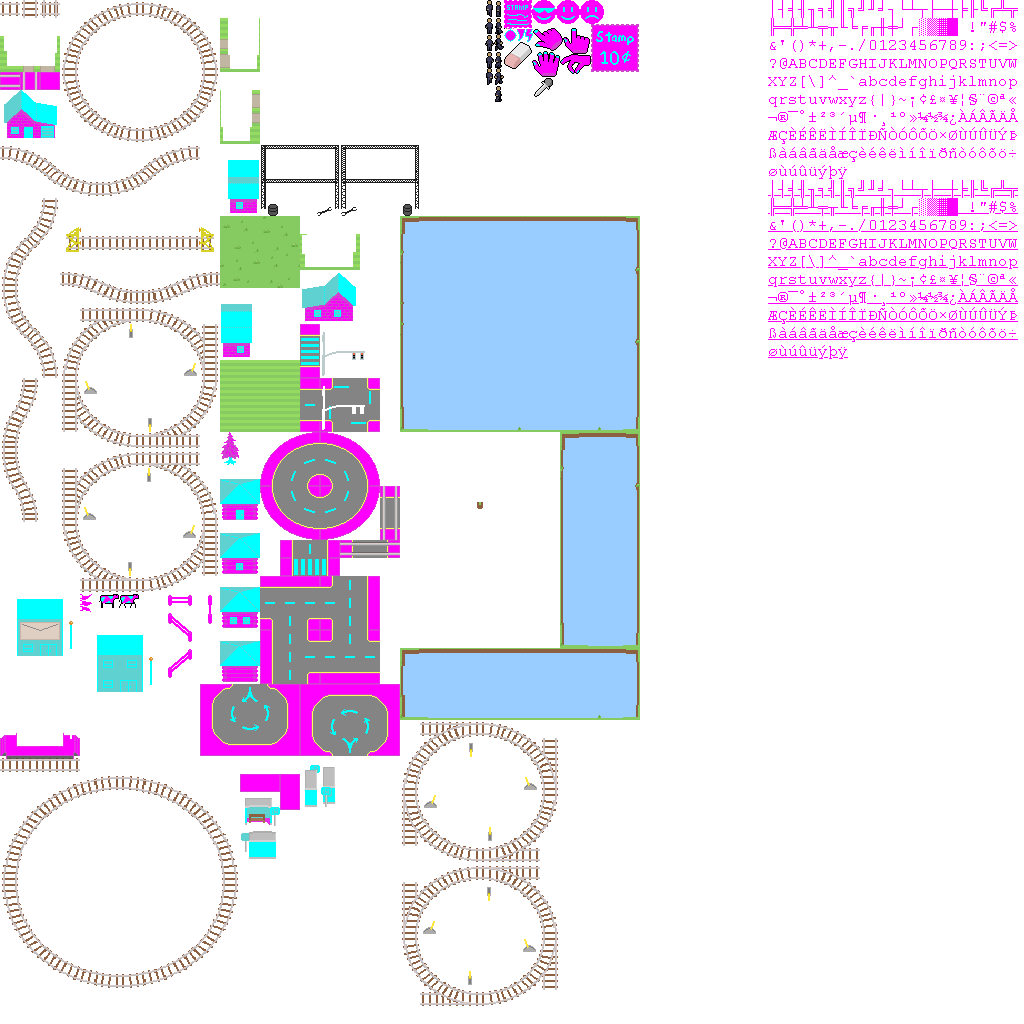
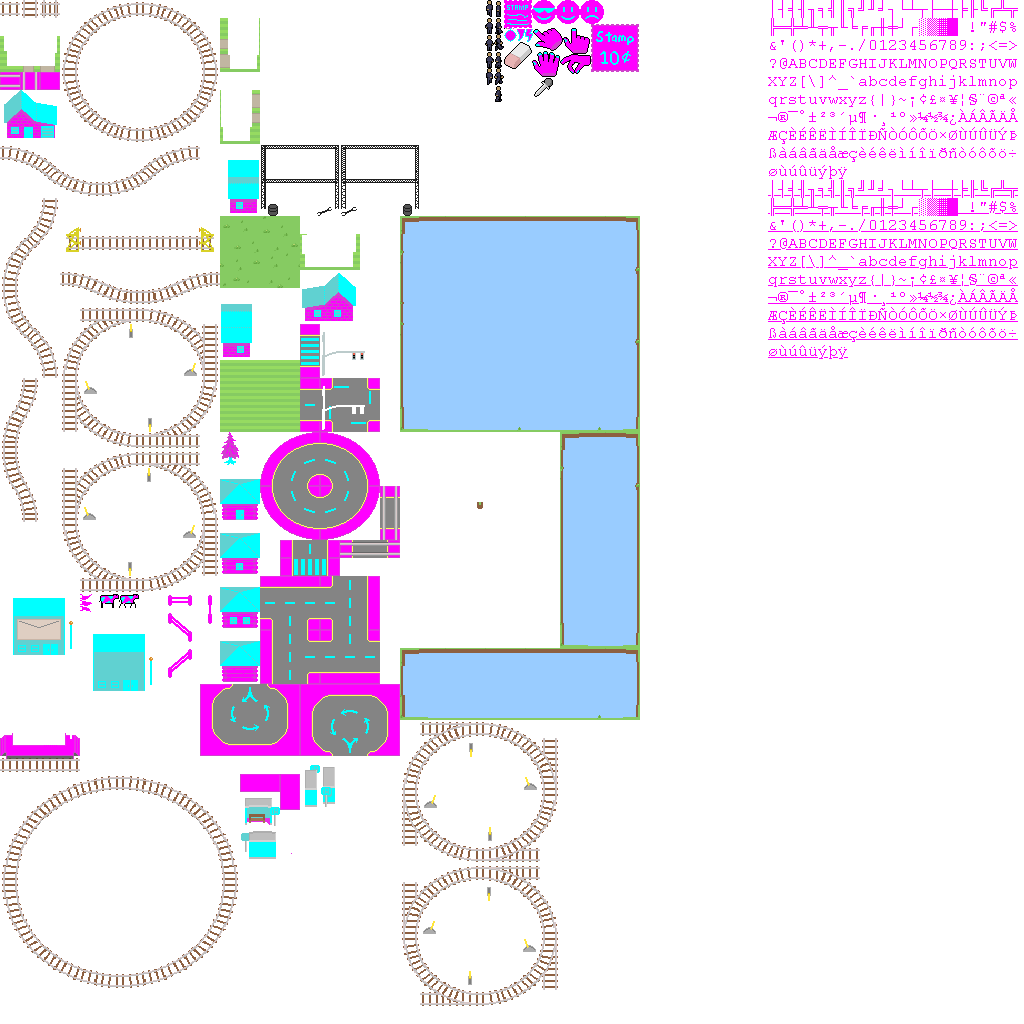
Comparing the layer stacks of the two (1024, 1024) images. Changes:
painted on "base.png copy" over [12, 598, 292, 854]
